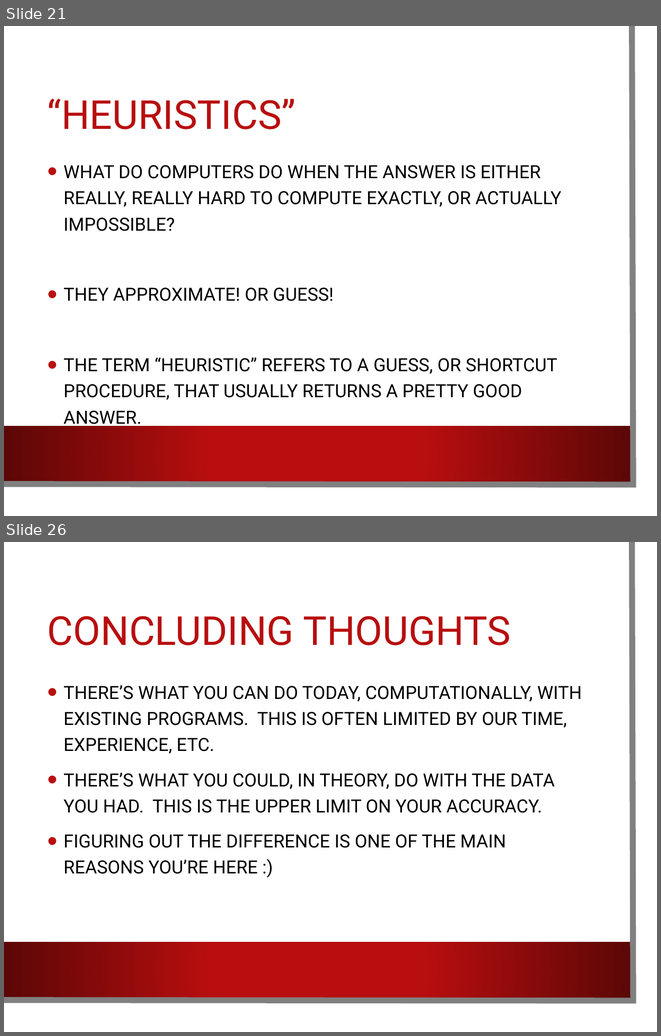
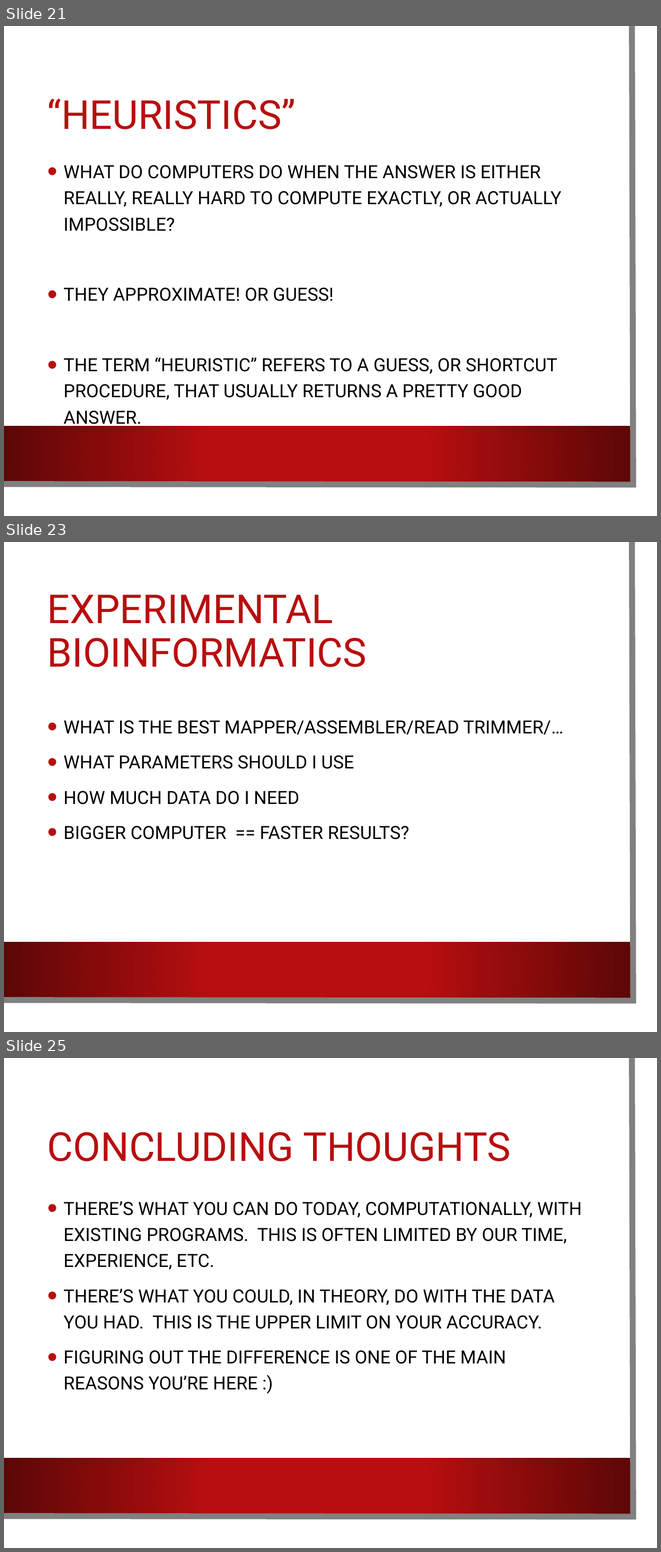
Before and after one commit to ngs-docs/angus, a slide deck: _static/2016-lecture1-welcome.pptx. Shown one above the other, each under a label of ours: slides 21 and 26 before the commit, slides 21, 23 and 25 after it; the slides between them are not shown. The pictures are 661x1036 and 661x1552 pixels, drawn with LibreOffice and Linux fonts; fonts in the diff are those of the drawing; background and template pictures are left out. Boxes give left, top, right and bottom in pixels: in the first picture for what was removed or moved away, otherwise in the second. Text is boxed around its words. In the diff, an @@ line names an element or a change of style, - is before the commit and + after.

```diff
--- a/_static/2016-lecture1-welcome.pptx
+++ b/_static/2016-lecture1-welcome.pptx
@@ slide 23 added at <box>4,542,657,1032</box>, background picture (left out); not listed: 3 template elements that a slide beside it also shows @@
@@ title added at <box>47,594,367,667</box>, 44 pt, text #B80E0F @@
+EXPERIMENTAL BIOINFORMATICS
@@ text added at <box>63,720,564,839</box>, 20 pt, text #000000 @@
+• WHAT IS THE BEST MAPPER/ASSEMBLER/READ TRIMMER/…
+• WHAT PARAMETERS SHOULD I USE
+• HOW MUCH DATA DO I NEED
+• BIGGER COMPUTER == FASTER RESULTS?
@@ what was slide 26 is now slide 25 @@
```
Also in this commit, not shown: 3 slides changed, 1 other slide added, 3 slides removed, 10 other files.
